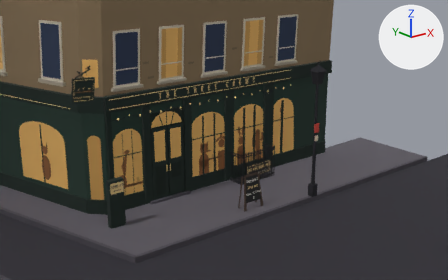
The glTF model frontend/public/models/scenes/opening.glb as it was, and as the next commit left it.
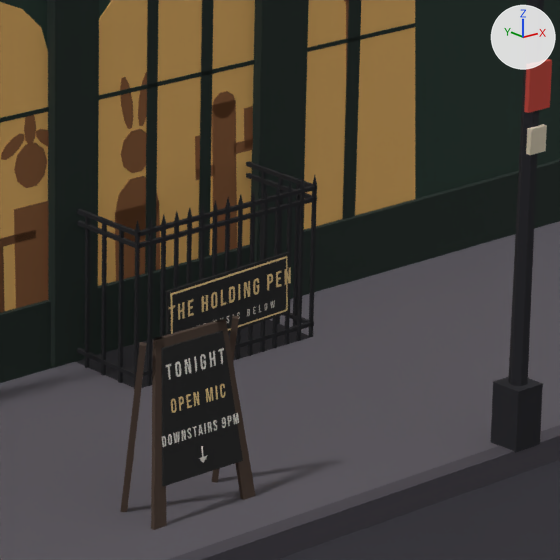
There are two pictures of each version: one from a camera (50 mm lens) standing at (-8.3, -9.67, 5.86) and looking at (1.45, 2.51, 0.99), one close up on the part from 48% to 72% of the width and 40% to 78% of the height. Lighting does not change. The marker at upper right points along +X, +Y and +Z. The first two pictures are the older version. Where no turn or scale is listed for an object, it has been applied to the vertices.

Objects in the first close-up: 'board', 'floor', 'pen-name', 'pub', 'street', 'surroundings' and 4 more.
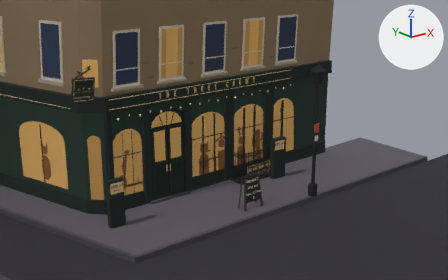
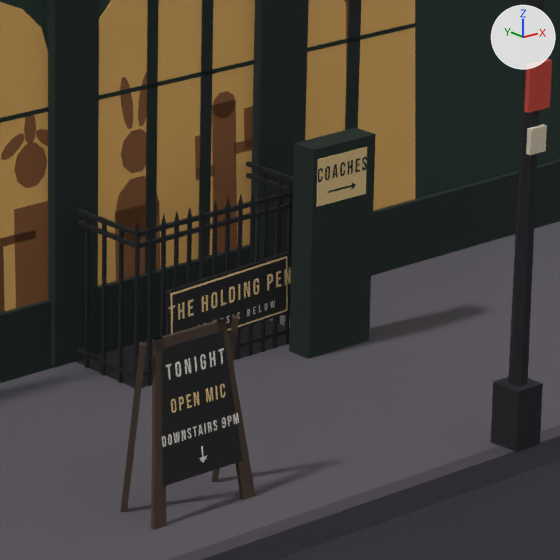
Location of each change, (x1, y1, x2, y2) in pixels of the close-ups (560 x 560 px):
'signpost-station', added: after (289, 128, 376, 359)
    faces in mat_fascia (black #1a2822): (289, 128, 376, 359)
    faces in mat_sign_gold (beige #e3c58a): (316, 147, 367, 207)
'station-sign', added: after (318, 157, 367, 182)

Patch to the scene script:
```diff
--- a/frontend/public/models/scenes/opening.glb.py
+++ b/frontend/public/models/scenes/opening.glb.py
@@ me_station_sign @@
+me_station_sign.from_pydata(...)  # 179 vertices, 169 faces; spans x -0.165..0.166, y 0.0, z -0.031..0.041
+me_station_sign.materials.append(mat_fascia)  # black #1a2822
@@ me_signpost_station @@
+me_signpost_station.from_pydata(...)  # 28 vertices, 40 faces; spans x 2.269..2.682, y 1.44..1.591, z 0.0..1.081
+# faces by material slot: [28, 12]
+me_signpost_station.materials.append(mat_fascia)  # black #1a2822
+me_signpost_station.materials.append(mat_sign_gold)  # beige #e3c58a
@@ ob_station_sign @@
+ob_station_sign = bpy.data.objects.new('station-sign', me_station_sign)
+ob_station_sign.location = (2.456, 1.443, 0.942)
@@ ob_signpost_station @@
+ob_signpost_station = bpy.data.objects.new('signpost-station', me_signpost_station)
+ob_signpost_station.location = (0.0, 0.0, 0.0)
```
